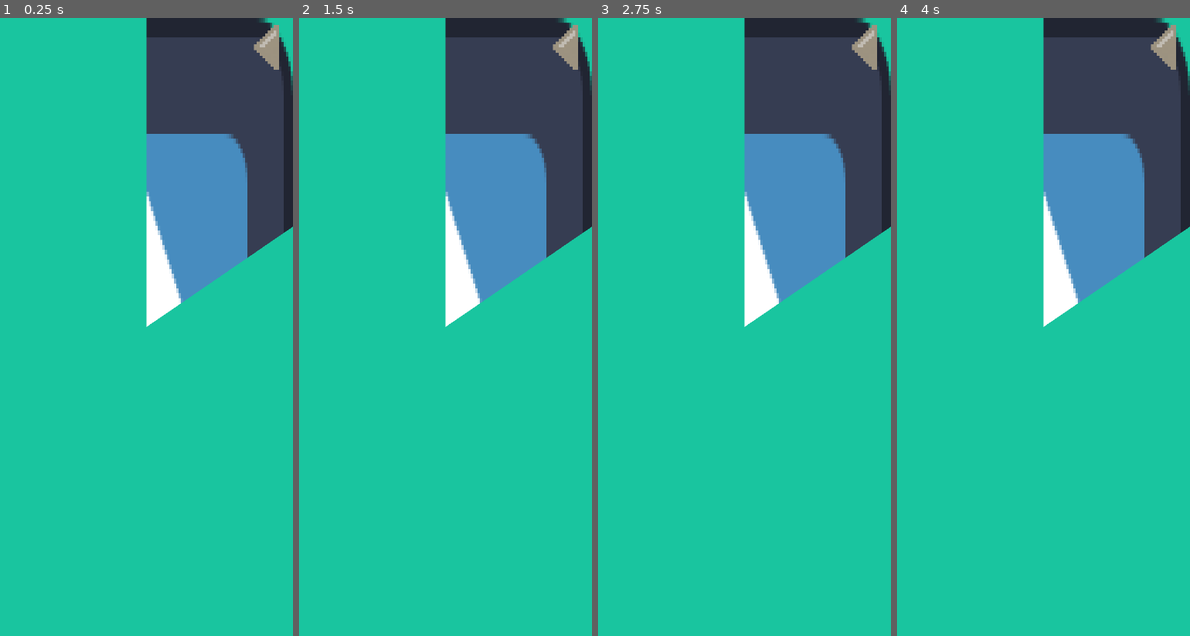
Above: before the commit, frames 1-4 (left to right).
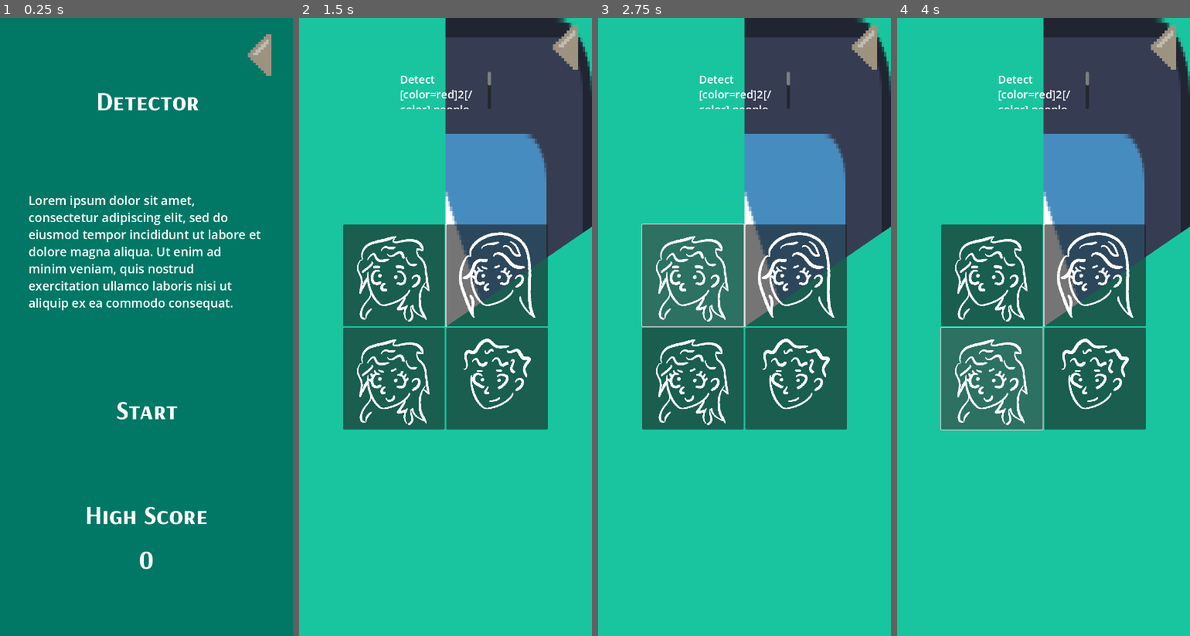
Above: after the commit, the same moments.

Repository: daniel-macias/mrduelm
Game: Godot game, scene res://Scenes/detector.tscn
Two runs of this game, one before a commit and one after it. Both use one fixed random seed, a clock stepped at 60 frames per second and the inputs below. This scene is started directly instead of the project's main scene. The engine's default icon, where the game draws it, is replaced by a stand-in: a white triangle on a blue panel in a dark square.
Inputs (mouse positions are in pixels of both pictures, inside the frame that each line leads up to):
- Up to frame 1 (0.25 s): no input
- Up to frame 2 (1.5 s): click "Start" at 0.5 s; click (445, 407) at 1.25 s, where only the run before the commit has a clickable "Start"
- Up to frame 3 (2.75 s): click (691, 277) at 2.02 s
- Up to frame 4 (4 s): click (1096, 277) at 2.77 s; click (990, 376) at 3.52 s

The runs differ from the first frame. In frame 1, 100% of the frame differs, in the area x 0-100%, y 0-100%; in frame 2, 23%; in frame 3, 23%; in frame 4, 23%.

Commit message:
added atribute of standout feature and amount of people with feature

Diff:
--- a/Scenes/detector.tscn
+++ b/Scenes/detector.tscn
@@ -145,6 +145,7 @@
 horizontal_alignment = 1
 
 [node name="Game" type="Control" parent="CanvasLayer"]
+visible = false
 layout_mode = 3
 anchors_preset = 15
 anchor_right = 1.0
@@ -172,6 +173,19 @@
 fill_mode = 4
 nine_patch_stretch = true
 texture_progress = ExtResource("1_fvrs2")
+
+[node name="Instruction" type="RichTextLabel" parent="CanvasLayer/Game"]
+layout_mode = 1
+anchors_preset = 5
+anchor_left = 0.5
+anchor_right = 0.5
+offset_left = -112.0
+offset_top = 132.0
+offset_right = 112.0
+offset_bottom = 224.0
+grow_horizontal = 2
+theme_override_font_sizes/normal_font_size = 27
+text = "Find:"
 
 [node name="GridContainer" type="GridContainer" parent="CanvasLayer/Game"]
 layout_mode = 1
--- a/Scripts/Minigames/Detector.gd
+++ b/Scripts/Minigames/Detector.gd
@@ -9,8 +9,9 @@
 @onready var person_template = $CanvasLayer/Game/GridContainer/Person
 @onready var menu = $CanvasLayer/GameMenu
 @onready var game = $CanvasLayer/Game
+@onready var instruction = $CanvasLayer/Game/Instruction
 
-var mouth_textures = ["res://Sprites/Games/Detector/Mouth_0.png",
+var mouth_textures = [
 "res://Sprites/Games/Detector/Mouth_1.png",
 "res://Sprites/Games/Detector/Mouth_2.png",
 "res://Sprites/Games/Detector/Mouth_3.png"]
@@ -29,14 +30,22 @@
 
 var eyes_textures = ["res://Sprites/Games/Detector/Eyes_0.png",
 "res://Sprites/Games/Detector/Eyes_1.png",
-"res://Sprites/Games/Detector/Eyes_2.png",
-"res://Sprites/Games/Detector/Eyes_3.png"]
+"res://Sprites/Games/Detector/Eyes_2.png"]
 
 var brows_textures = ["res://Sprites/Games/Detector/Brows_0.png",
 "res://Sprites/Games/Detector/Brows_1.png",
 "res://Sprites/Games/Detector/Brows_2.png"]
 
 signal game_closed  # Signal to notify when the game is closed
+
+var standout_conditions = {
+	"sad": {"name": "Sad", "apply_condition": "_apply_sad"},
+	"eyes_closed": {"name": "Eyes Closed", "apply_condition": "_apply_eyes_closed"},
+	"no_mouth": {"name": "No Mouth", "apply_condition": "_apply_no_mouth"},
+	"no_nose": {"name": "No Nose", "apply_condition": "_apply_no_nose"},
+	"no_brows": {"name": "No Brows", "apply_condition": "_apply_no_brows"},
+	"no_eyes": {"name": "No Eyes", "apply_condition": "_apply_no_eyes"}
+}
 
 func _exit_game():
 	game_closed.emit()  # Emit signal when exiting
@@ -51,7 +60,8 @@
 func _start_game() -> void:
 	menu.visible = false
 	game.visible = true
-	generate_grid(2)
+	instruction.bbcode_text = "Detect [color=red]" + str(2) + "[/color] people with the standout feature: " + standout_conditions.keys()[2] + "\nGood luck!"
+	generate_grid(2,1,2,2)
 
 # Called every frame. 'delta' is the elapsed time since the previous frame.
 func _process(delta: float) -> void:
@@ -63,11 +73,14 @@
 	4: 150
 }
 
-func generate_grid(grid_size: int):
+var all_people = []
+
+func generate_grid(grid_size: int, flip_amount: int, people_to_detect: int, standout_type: int):
 	# Clear previous people
 	for child in people_grid.get_children():
 		if child != person_template:
 			child.queue_free()
+	all_people.clear()
 
 	# Set the correct grid columns
 	people_grid.columns = grid_size
@@ -84,6 +97,7 @@
 		var new_person = person_template.duplicate()
 		new_person.show()
 		people_grid.add_child(new_person)
+		all_people.append(new_person)
 
 		# Resize person
 		new_person.set_custom_minimum_size(Vector2(character_size, character_size))
@@ -100,3 +114,61 @@
 			# Resize each part
 			for part in parts:
 				part.set_size(Vector2(character_size, character_size))
+
+		if i < people_to_detect:
+			apply_standout_feature(new_person, standout_type)
+	flip_random_people(flip_amount)
+
+
+func flip_random_people(flip_amount: int):
+	if flip_amount <= 0 or all_people.size() == 0:
+		return
+
+	var flipped_indices = []
+	while flipped_indices.size() < flip_amount:
+		var random_index = randi() % all_people.size()
+		if random_index not in flipped_indices:
+			flipped_indices.append(random_index)
+
+	for index in flipped_indices:
+		var person = all_people[index]
+		var flip_h = randi() % 2 == 0  # Randomly decide if horizontal flip
+		var flip_v = randi() % 2 == 0  # Randomly decide if vertical flip
+
+		# Apply flipping to all parts
+		for part in person.get_children():
+			part.flip_h = flip_h
+			part.flip_v = flip_v
+
+# Function to apply standout feature (e.g., sad, eyes closed, etc.)
+func apply_standout_feature(person, standout_type):
+	var condition_name = standout_conditions.keys()[standout_type]  # Get the condition from the type
+	var condition = standout_conditions[condition_name]
+	var apply_method = condition["apply_condition"]
+	call_deferred(apply_method, person)  # Apply the standout condition method
+
+# Example condition function: apply sad face
+func _apply_sad(person):
+	var parts = person.get_children()
+	parts[1].texture = load("res://Sprites/Games/Detector/Mouth_0.png")  # Set a sad mouth
+
+# Example condition function: apply eyes closed
+func _apply_eyes_closed(person):
+	var parts = person.get_children()
+	parts[3].texture = load("res://Sprites/Games/Detector/Eyes_3.png")  # Set eyes closed texture
+
+func _apply_no_mouth(person):
+	var parts = person.get_children()
+	parts[1].texture = null
+
+func _apply_no_nose(person):
+	var parts = person.get_children()
+	parts[4].texture = null
+
+func _apply_no_brows(person):
+	var parts = person.get_children()
+	parts[5].texture = null
+
+func _apply_no_eyes(person):
+	var parts = person.get_children()
+	parts[3].texture = null
